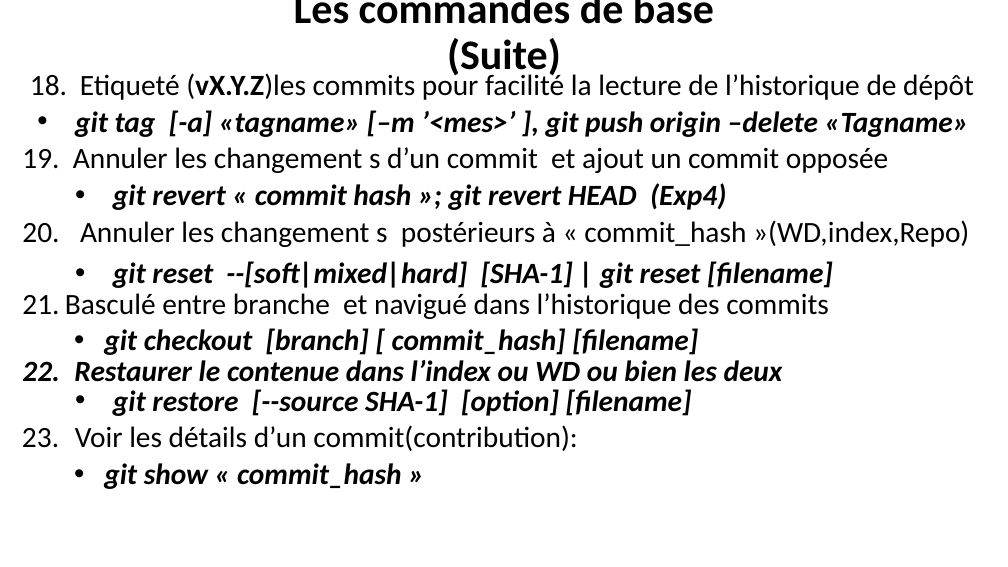
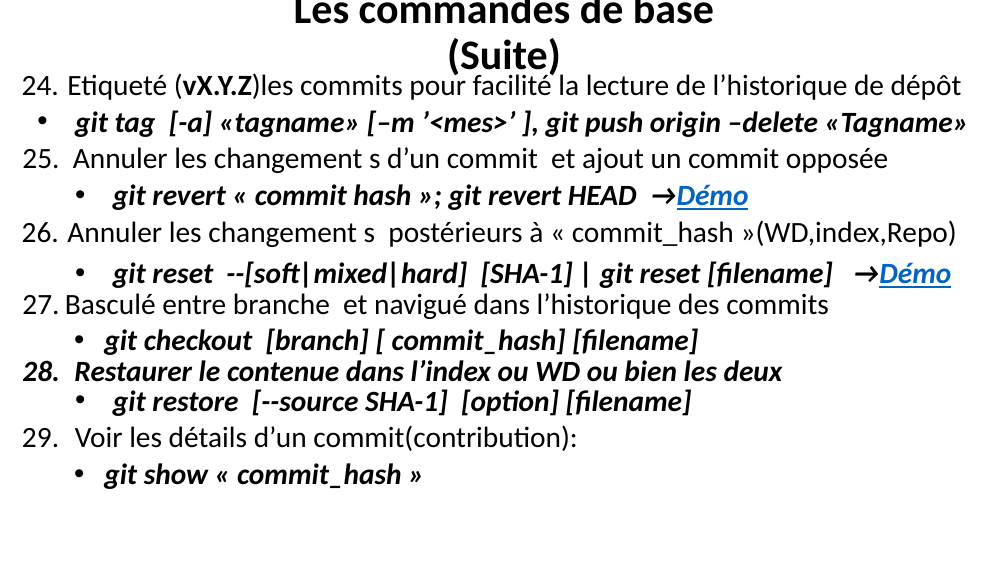
Before and after one commit to belakebiboussad/form, a slide deck: slide 11 of Formation Git.pptx. Drawn at 1008x567 pixels with LibreOffice and Linux fonts; fonts in the diff are those of the drawing. Boxes give left, top, right and bottom in pixels: in the first picture for what was removed or moved away, otherwise in the second. Text is boxed around its words. In the diff, an @@ line names an element or a change of style, - is before the commit and + after.

```diff
--- a/Formation Git.pptx
+++ b/Formation Git.pptx
@@ text at (65, 70, 962, 451): indent changed @@
@@ text at (113, 184, 749, 210): text changed @@
-  • git revert « commit hash »; git revert HEAD (Exp4)
+  • git revert « commit hash »; git revert HEAD →Démo
@@ text at (113, 261, 952, 288): text changed @@
-  • git reset --[soft|mixed|hard] [SHA-1] | git reset [filename]
+  • git reset --[soft|mixed|hard] [SHA-1] | git reset [filename] →Démo
```
Also in this commit, not shown: 17 other slides changed, 6 slides added, 6 slides removed, 3 other files.
